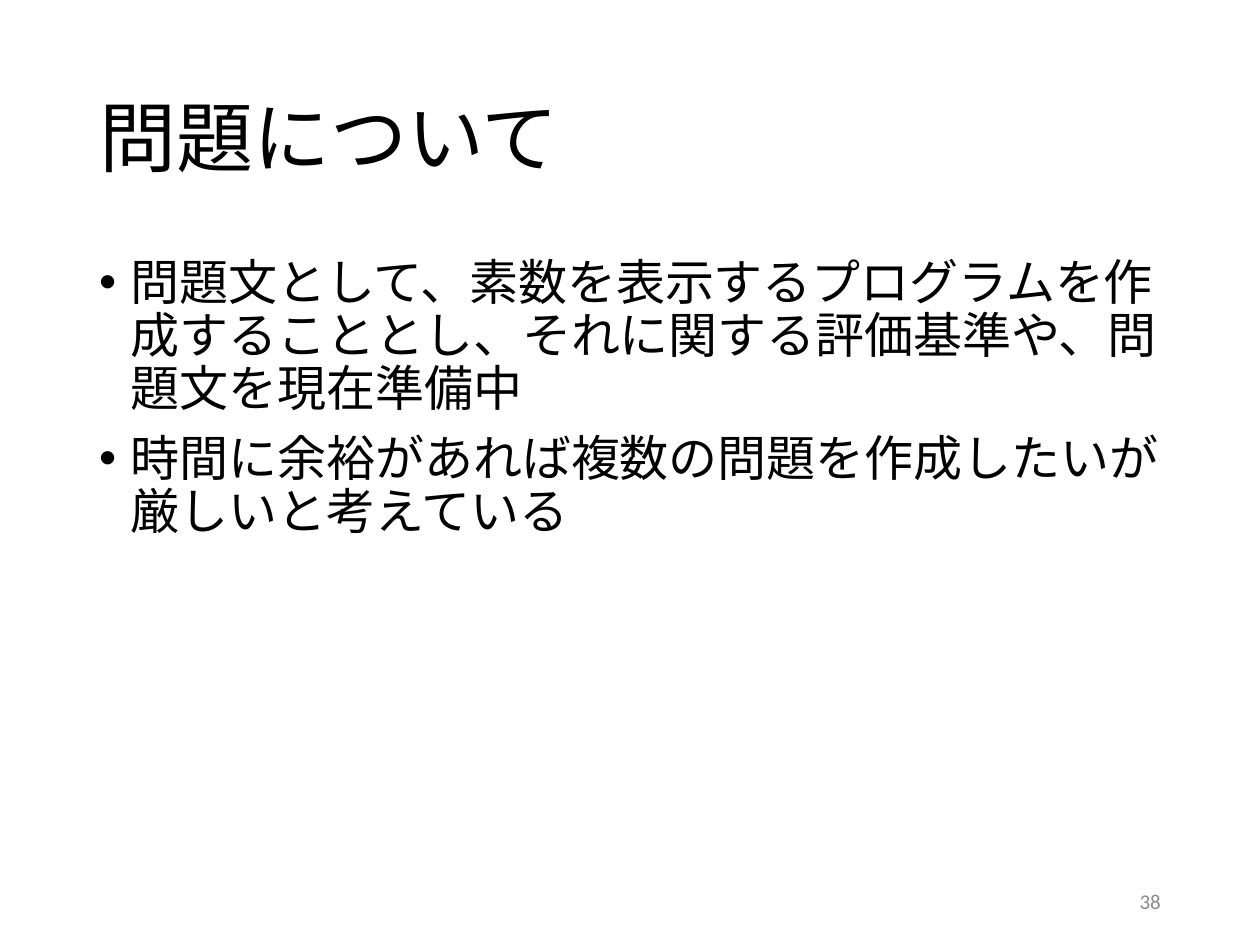
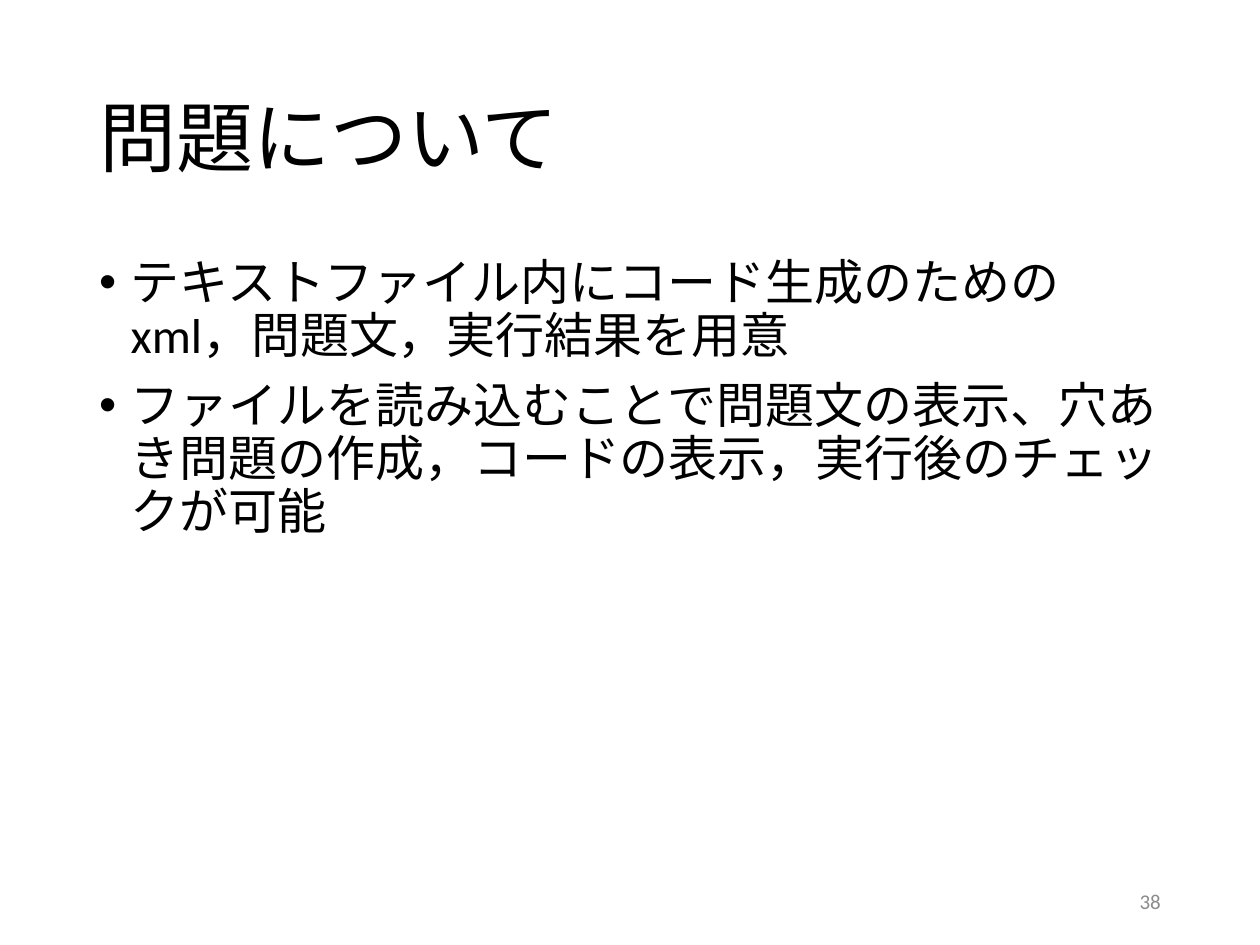
Before and after one commit to kait-takanolab/1821121-shimaoka-thesis, a slide deck: slide 38 of 1821121_shimaoka_sotsuken.pptx. Drawn at 1260x945 pixels with LibreOffice and Linux fonts; fonts in the diff are those of the drawing. Boxes give left, top, right and bottom in pixels: in the first picture for what was removed or moved away, otherwise in the second. Text is boxed around its words. In the diff, an @@ line names an element or a change of style, - is before the commit and + after.

Commit message:
11/28 パワーポイント、論文を修正

```diff
--- a/1821121_shimaoka_sotsuken.pptx
+++ b/1821121_shimaoka_sotsuken.pptx
@@ text at bbox=[131, 258, 1159, 533]: text changed @@
-• 問題文として、素数を表示するプログラムを作成することとし、それに関する評価基準や、問題文を現在準備中
-• 時間に余裕があれば複数の問題を作成したいが厳しいと考えている
+• テキストファイル内にコード生成のためのxml，問題文，実行結果を用意
+• ファイルを読み込むことで問題文の表示、穴あき問題の作成，コードの表示，実行後のチェックが可能
```
Also in this commit, not shown: 2 other slides changed, 1 slide added, 2 other files.
